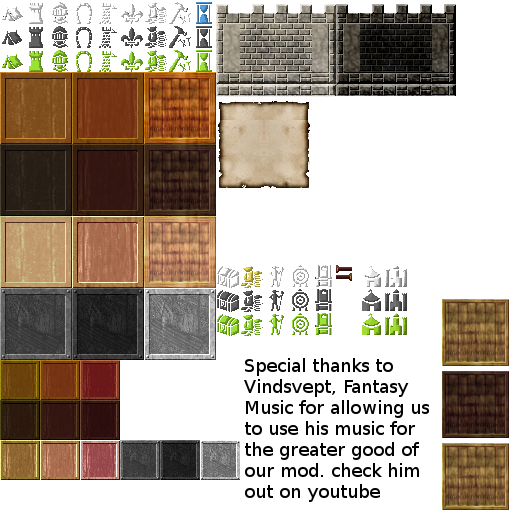
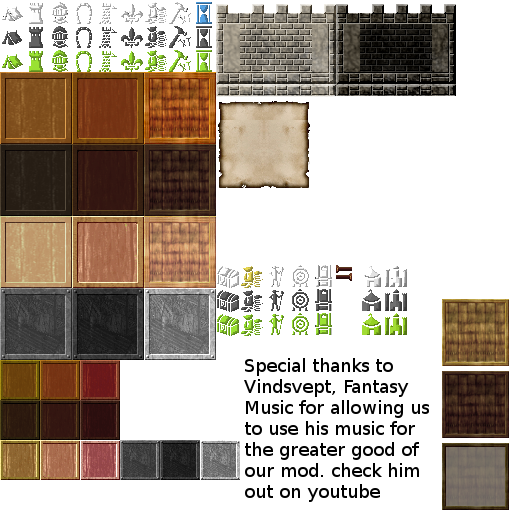
Layers edited between the first and the second 512px x 512px image:
added layer "Eingefügte Ebene" above "Button1-Kopie #1" over [446, 447, 505, 506]
painted on "Button1-Kopie #9" over [442, 443, 509, 510]
